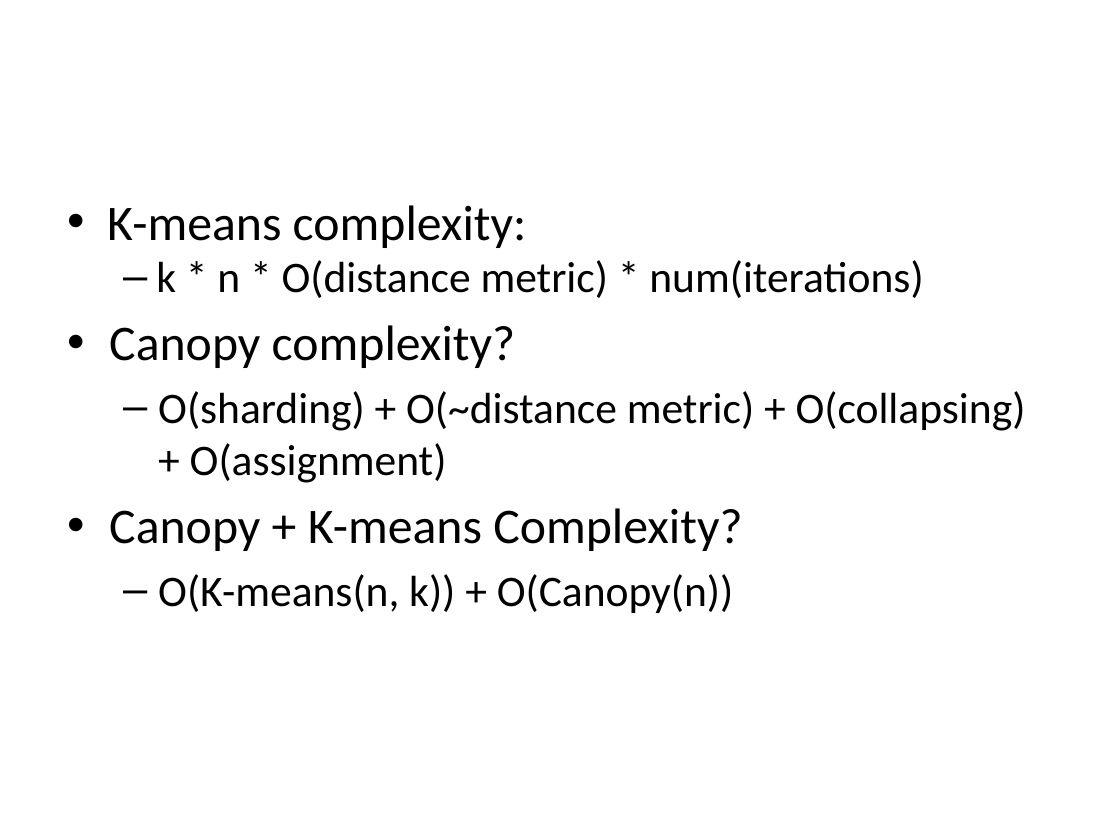
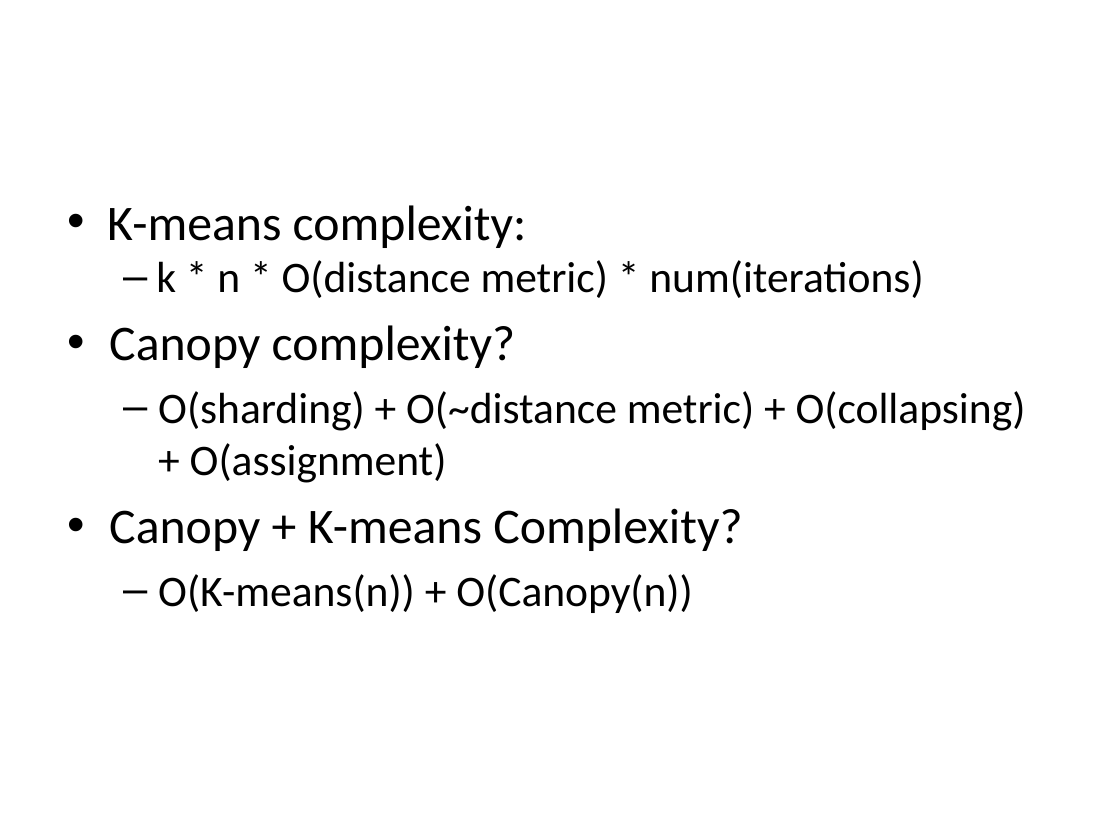
Before and after one commit to allenday/mapr-text-analysis, a slide deck: slide 45 of doc/section3.pptx. Drawn at 1120x840 pixels with LibreOffice and Linux fonts; fonts in the diff are those of the drawing. Boxes give left, top, right and bottom in pixels: in the first picture for what was removed or moved away, otherwise in the second. Text is boxed around its words. In the diff, an @@ line names an element or a change of style, - is before the commit and + after.

```diff
--- a/doc/section3.pptx
+++ b/doc/section3.pptx
@@ text at [158,574,693,613]: text changed @@
-  – O(K-means(n, k)) + O(Canopy(n))
+  – O(K-means(n)) + O(Canopy(n))
```
Also in this commit, not shown: 6 other files.
